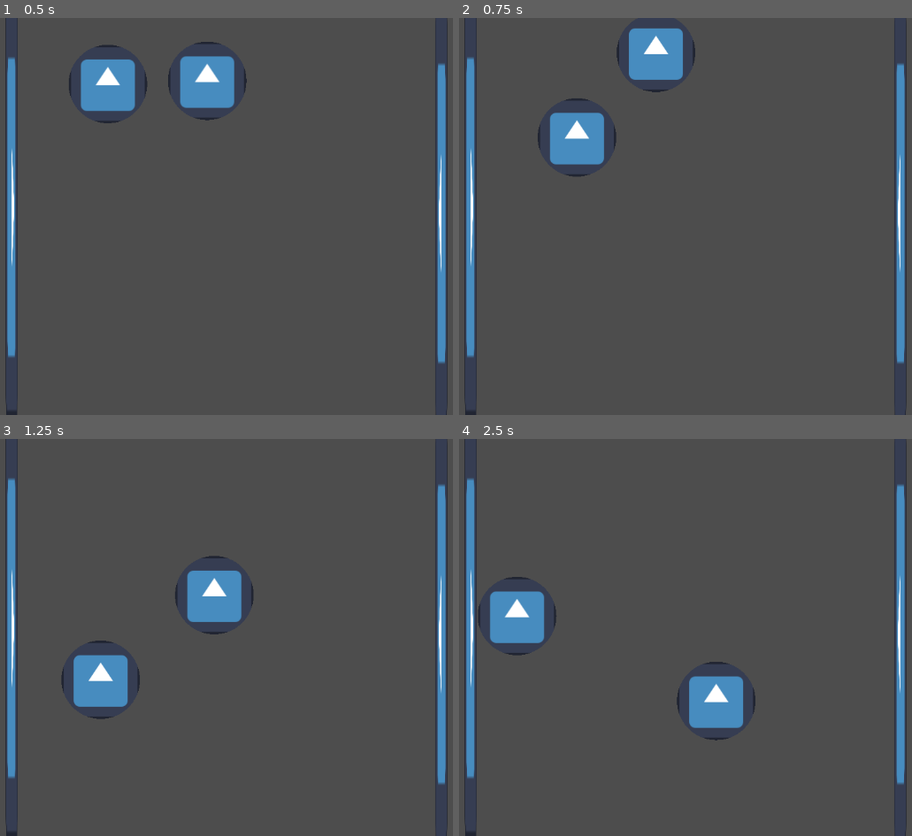
Above: before the commit, frames 1-4 (two rows, left to right).
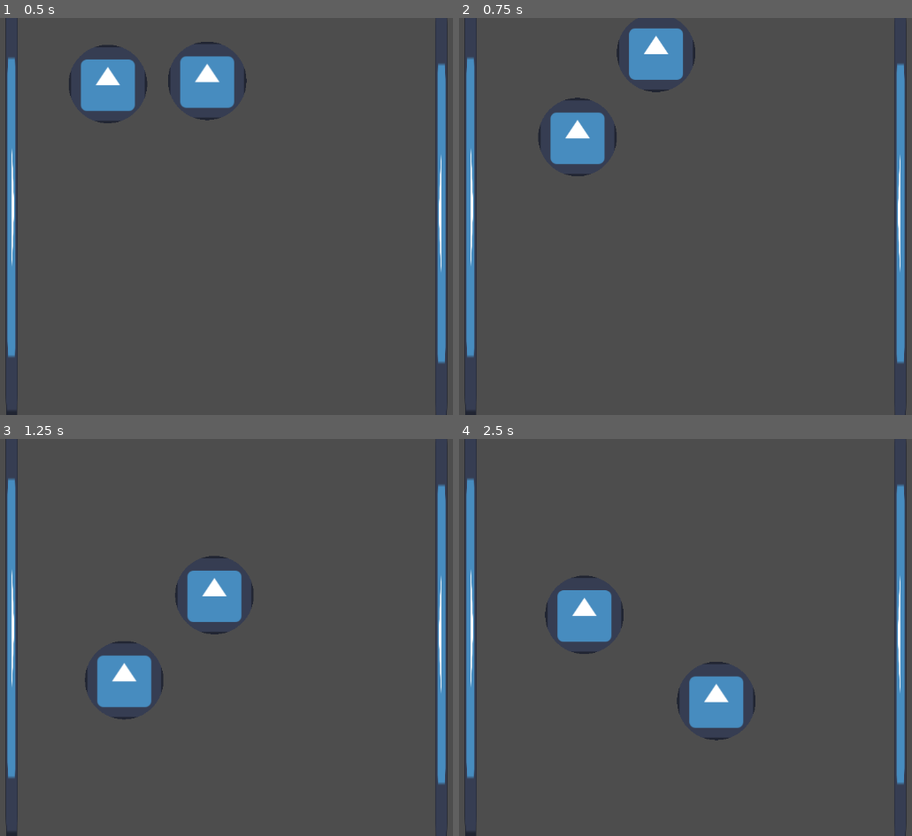
Above: after the commit, the same moments.

Repository: linkman8912/roguelite
Game: Godot game, scene res://main.tscn
Two runs of this game, one before a commit and one after it. Both use one fixed random seed, a clock stepped at 60 frames per second and the inputs below. The engine's default icon, where the game draws it, is replaced by a stand-in: a white triangle on a blue panel in a dark square.
Inputs:
- Up to frame 1 (0.5 s): no input
- Up to frame 2 (0.75 s): hold Right (ui_right) from 0.53 s (still down)
- Up to frame 3 (1.25 s): keep holding Right (ui_right)
- Up to frame 4 (2.5 s): release Right (ui_right) at 1.28 s; hold Down (ui_down) 1.28-2.03 s; hold Right (ui_right) from 2.03 s (still down)

Frame 1 is identical in both runs. In frame 2, 0.1% of the frame differs, in the area x 17-53%, y 7-40%; in frame 3, 1.8%; in frame 4, 3.4%, in the area x 4-66%, y 34-76%.

Commit message:
add player control

Diff:
--- a/character.gd
+++ b/character.gd
@@ -2,13 +2,24 @@
 
 
 const SPEED = 400.0
+const maxDegreesPerSecond = 30
+
 func _ready():
 	pass
 
 func _physics_process(delta: float) -> void:
-	var directionx := Input.get_axis("ui_left", "ui_right")
-	var directiony := Input.get_axis("ui_down", "ui_up")
-	if directionx && directiony:
-		var direction = Vector2(directionx, directiony)
-		print(velocity.normalized().angle() - direction.normalized().angle())
+
+	var maxRadians = deg_to_rad(maxDegreesPerSecond * delta)
+	var directionx = 0
+	var directiony = 0
+	directionx = Input.get_axis("ui_left", "ui_right")
+	directiony = Input.get_axis("ui_down", "ui_up")
+	if !(directionx == 0 && directiony == 0):
+		var direction = Vector2(directionx, -directiony)
+		#var anglediff = wrapf(velocity.angle() - direction.angle(), -PI, PI)
+		var anglediff = wrapf(direction.angle() - velocity.angle(), -PI, PI)
+		var anglechange = clamp(anglediff, -maxRadians, maxRadians)
+		velocity = velocity.rotated(anglechange)
+		print(rad_to_deg(anglediff))
+		#print(direction.normalized().angle() - velocity.normalized().angle())
 		#velocity.x += direction * SPEED * 0.05 * delta
Not shown, changed: .gitignore
